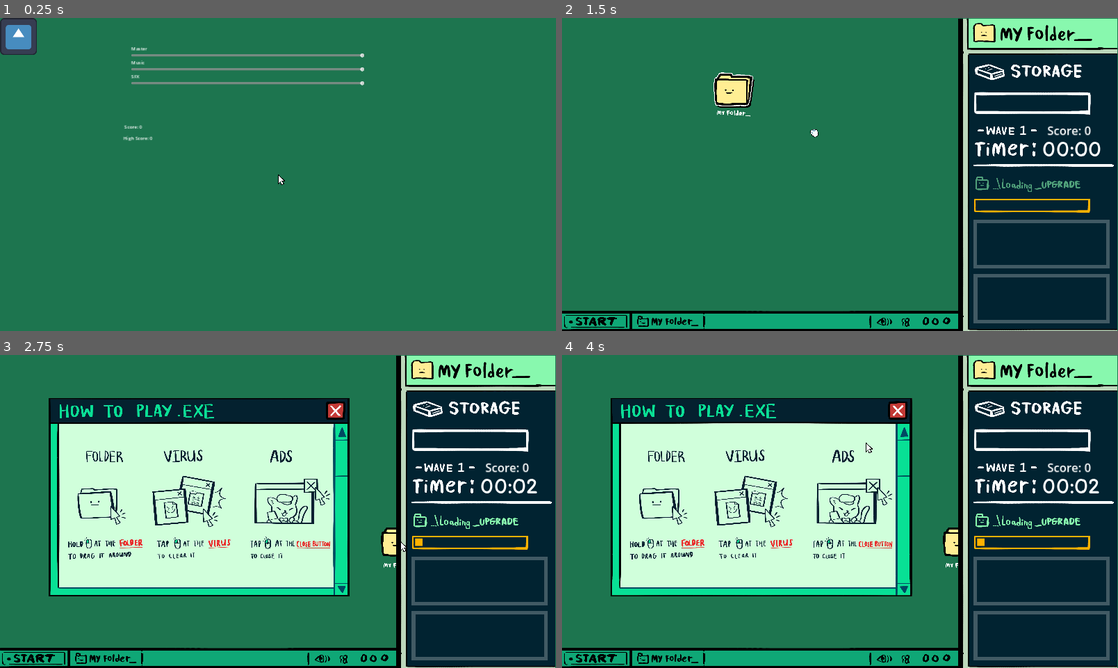
Above: before the commit, frames 1-4 (two rows, left to right).
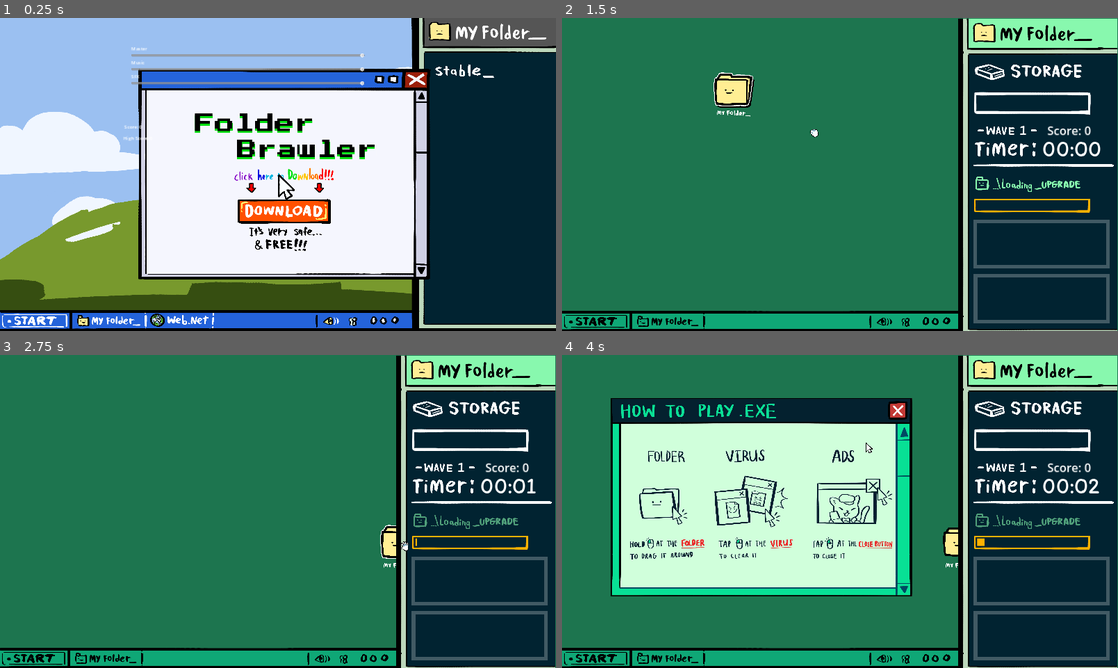
Above: after the commit, the same moments.

Repository: icheft524/Folder-Brawler
Game: Godot game, scene res://menu.tscn
The game is run twice, just before and just after one commit, with the same random seed, the same clock (stepped at 60 frames per second) and the same inputs. The engine's default icon, where the game draws it, is replaced by a stand-in: a white triangle on a blue panel in a dark square.
Inputs (mouse positions are in pixels of both pictures, inside the frame that each line leads up to; where the layout moved, square brackets give the same spot in the first picture):
- Up to frame 1 (0.25 s): no input
- Up to frame 2 (1.5 s): click (845, 212) [578, 36] at 0.5 s; tap Enter (ui_accept) at 1.25 s; drag from (695, 68) to (1040, 243) at 1.27 s
- Up to frame 3 (2.75 s): drag from (478, 580) to (400, 542) at 2.02 s
- Up to frame 4 (4 s): move the mouse to (1040, 636) at 2.77 s; press the mouse at (1040, 636) at 2.78 s; release the mouse at (1040, 636) at 3.5 s; drag from (812, 574) to (867, 442) at 3.52 s

The runs differ from the first frame. In frame 1, 100% of the frame differs, in the area x 0-100%, y 0-100%; in frame 2, 0.2%; in frame 3, 35%; in frame 4, 0.2%.

Commit message:
menu

Diff:
--- a/menu.gd
+++ b/menu.gd
@@ -43,6 +43,9 @@
 	tween.play()
 
 func _on_button_pressed():
+	$gamestart.play("start")
+	sound.playerhitbig()
+	await get_tree().create_timer(0.7,false).timeout
 	sound.play_gametheme()
 	get_tree().change_scene_to_file("res://main.tscn")
 
--- a/menu.tscn
+++ b/menu.tscn
@@ -1,31 +1,346 @@
-[gd_scene load_steps=12 format=3 uid="uid://08qmvcofwiok"]
+[gd_scene load_steps=34 format=3 uid="uid://08qmvcofwiok"]
 
 [ext_resource type="Script" path="res://menu.gd" id="1_pxkw2"]
-[ext_resource type="Texture2D" uid="uid://dljrwwfxtpruq" path="res://icon.svg" id="2_7tlck"]
+[ext_resource type="Texture2D" uid="uid://gtmdocyqno45" path="res://art/menu/download.png" id="2_5yrhh"]
+[ext_resource type="Texture2D" uid="uid://8tyxmkrjgrxg" path="res://art/menu/startwindow.png" id="3_0y7ff"]
 [ext_resource type="Texture2D" uid="uid://c8mwqta4uhfye" path="res://art/cursor/default.png" id="3_2lpa7"]
 [ext_resource type="PackedScene" uid="uid://bh0yv7b0k6i04" path="res://volume_slider.tscn" id="4_fm5fv"]
+[ext_resource type="Texture2D" uid="uid://b4fmo4f4rqw4e" path="res://art/menu/glitch1.png" id="5_ecv1y"]
 [ext_resource type="Texture2D" uid="uid://cgykfrgcw66tu" path="res://art/enemy/enemy_zip.png" id="5_os2fl"]
+[ext_resource type="Texture2D" uid="uid://c0qffbvugf7pp" path="res://art/menu/download2.png" id="5_y5xcd"]
+[ext_resource type="Texture2D" uid="uid://ca1q7vcbtbq1r" path="res://art/menu/logo1.png" id="6_th1ar"]
 [ext_resource type="Texture2D" uid="uid://dskq8cwhbgdlp" path="res://art/enemy/enemy_ziphit.png" id="6_y6uu2"]
 [ext_resource type="Texture2D" uid="uid://bf20bvp5rvt8u" path="res://art/howtoplay/howtoplay.png" id="7_26d0h"]
+[ext_resource type="Texture2D" uid="uid://sdnlald67hqu" path="res://art/menu/clickhere.png" id="7_w3xi0"]
+[ext_resource type="Texture2D" uid="uid://odd2brrd8eiy" path="res://art/menu/itsafe.png" id="8_hyhgl"]
 [ext_resource type="Texture2D" uid="uid://qghm72kpdoc2" path="res://art/enemy/enemy_strongA.png" id="9_6loha"]
 [ext_resource type="Texture2D" uid="uid://bgi5hikvbvayv" path="res://art/enemy/enemy_stronghit.png" id="10_a81dn"]
 [ext_resource type="Texture2D" uid="uid://crmvwdulqu6f1" path="res://art/closebutton.png" id="10_ty4tk"]
 [ext_resource type="PackedScene" uid="uid://cb4v7iv0hc5h" path="res://score.tscn" id="11_vraqc"]
+[ext_resource type="Texture2D" uid="uid://c3patka2raclx" path="res://art/menu/viruswindow.png" id="12_a8fae"]
+[ext_resource type="Texture2D" uid="uid://bgrse6kbi0bl6" path="res://art/menu/virushead.png" id="13_kwt75"]
+[ext_resource type="Texture2D" uid="uid://3gvmb6j68u5w" path="res://art/menu/virusmouth1.png" id="14_sl6pp"]
+[ext_resource type="Texture2D" uid="uid://b7e406rvn65wv" path="res://art/menu/menu.png" id="15_43ekk"]
+[ext_resource type="Texture2D" uid="uid://binwq2lo857d8" path="res://art/menu/stable.png" id="17_ehuo4"]
+[ext_resource type="Texture2D" uid="uid://nffsh8ylvgll" path="res://art/menu/unstable.png" id="18_s8rbp"]
+[ext_resource type="Texture2D" uid="uid://csfkeapygjuyq" path="res://art/menu/glitch2.png" id="24_y4jl5"]
+[ext_resource type="Texture2D" uid="uid://cp1pd18k2gn8w" path="res://art/menu/bigglitch1.png" id="25_yc6or"]
+[ext_resource type="Texture2D" uid="uid://b3ni11lxwjvhl" path="res://art/menu/bigglitch2.png" id="26_ix152"]
+[ext_resource type="Texture2D" uid="uid://dxoajnyl8r31y" path="res://art/menu/logo2.png" id="27_22de1"]
+
+[sub_resource type="Animation" id="Animation_h4gg3"]
+resource_name = "start"
+length = 0.7
+tracks/0/type = "value"
+tracks/0/imported = false
+tracks/0/enabled = true
+tracks/0/path = NodePath("viruswindow:scale")
+tracks/0/interp = 1
+tracks/0/loop_wrap = true
+tracks/0/keys = {
+"times": PackedFloat32Array(0.2, 0.3, 0.4),
+"transitions": PackedFloat32Array(-2, -2, -2),
+"update": 0,
+"values": [Vector2(0.1, 0.1), Vector2(0.5, 0.6), Vector2(0.5, 0.5)]
+}
+tracks/1/type = "value"
+tracks/1/imported = false
+tracks/1/enabled = true
+tracks/1/path = NodePath("viruswindow/virushead:rotation")
+tracks/1/interp = 1
+tracks/1/loop_wrap = true
+tracks/1/keys = {
+"times": PackedFloat32Array(0.2, 0.3, 0.4),
+"transitions": PackedFloat32Array(-2, -2, -2),
+"update": 0,
+"values": [0.698132, -0.0872665, 0.0]
+}
+tracks/2/type = "value"
+tracks/2/imported = false
+tracks/2/enabled = true
+tracks/2/path = NodePath("stabletext:texture")
+tracks/2/interp = 1
+tracks/2/loop_wrap = true
+tracks/2/keys = {
+"times": PackedFloat32Array(0.2, 0.3),
+"transitions": PackedFloat32Array(1, 1),
+"update": 1,
+"values": [ExtResource("17_ehuo4"), ExtResource("18_s8rbp")]
+}
+tracks/3/type = "value"
+tracks/3/imported = false
+tracks/3/enabled = true
+tracks/3/path = NodePath("bg:self_modulate")
+tracks/3/interp = 1
+tracks/3/loop_wrap = true
+tracks/3/keys = {
+"times": PackedFloat32Array(0.3, 0.4),
+"transitions": PackedFloat32Array(1, 1),
+"update": 1,
+"values": [Color(1, 1, 1, 1), Color(1, 1, 1, 0.803922)]
+}
+tracks/4/type = "value"
+tracks/4/imported = false
+tracks/4/enabled = true
+tracks/4/path = NodePath("window:scale")
+tracks/4/interp = 1
+tracks/4/loop_wrap = true
+tracks/4/keys = {
+"times": PackedFloat32Array(0, 0.1, 0.2),
+"transitions": PackedFloat32Array(1, 1, 1),
+"update": 0,
+"values": [Vector2(0.5, 0.5), Vector2(0.5, 0.55), Vector2(0.4, 0.001)]
+}
+tracks/5/type = "value"
+tracks/5/imported = false
+tracks/5/enabled = true
+tracks/5/path = NodePath("window:visible")
+tracks/5/interp = 1
+tracks/5/loop_wrap = true
+tracks/5/keys = {
+"times": PackedFloat32Array(0, 0.3),
+"transitions": PackedFloat32Array(1, 1),
+"update": 1,
+"values": [true, false]
+}
+tracks/6/type = "value"
+tracks/6/imported = false
+tracks/6/enabled = true
+tracks/6/path = NodePath("viruswindow:visible")
+tracks/6/interp = 1
+tracks/6/loop_wrap = true
+tracks/6/keys = {
+"times": PackedFloat32Array(0, 0.2),
+"transitions": PackedFloat32Array(1, 1),
+"update": 1,
+"values": [false, true]
+}
+
+[sub_resource type="Animation" id="Animation_26lud"]
+length = 0.001
+tracks/0/type = "value"
+tracks/0/imported = false
+tracks/0/enabled = true
+tracks/0/path = NodePath("viruswindow:scale")
+tracks/0/interp = 1
+tracks/0/loop_wrap = true
+tracks/0/keys = {
+"times": PackedFloat32Array(0),
+"transitions": PackedFloat32Array(1),
+"update": 0,
+"values": [Vector2(0.5, 0.5)]
+}
+tracks/1/type = "value"
+tracks/1/imported = false
+tracks/1/enabled = true
+tracks/1/path = NodePath("viruswindow/virushead:rotation")
+tracks/1/interp = 1
+tracks/1/loop_wrap = true
+tracks/1/keys = {
+"times": PackedFloat32Array(0),
+"transitions": PackedFloat32Array(1),
+"update": 0,
+"values": [0.0]
+}
+tracks/2/type = "value"
+tracks/2/imported = false
+tracks/2/enabled = true
+tracks/2/path = NodePath("stabletext:texture")
+tracks/2/interp = 1
+tracks/2/loop_wrap = true
+tracks/2/keys = {
+"times": PackedFloat32Array(0),
+"transitions": PackedFloat32Array(1),
+"update": 1,
+"values": [ExtResource("17_ehuo4")]
+}
+tracks/3/type = "value"
+tracks/3/imported = false
+tracks/3/enabled = true
+tracks/3/path = NodePath("bg:self_modulate")
+tracks/3/interp = 1
+tracks/3/loop_wrap = true
+tracks/3/keys = {
+"times": PackedFloat32Array(0),
+"transitions": PackedFloat32Array(1),
+"update": 0,
+"values": [Color(1, 1, 1, 1)]
+}
+tracks/4/type = "value"
+tracks/4/imported = false
+tracks/4/enabled = true
+tracks/4/path = NodePath("window:scale")
+tracks/4/interp = 1
+tracks/4/loop_wrap = true
+tracks/4/keys = {
+"times": PackedFloat32Array(0),
+"transitions": PackedFloat32Array(1),
+"update": 0,
+"values": [Vector2(0.5, 0.5)]
+}
+tracks/5/type = "value"
+tracks/5/imported = false
+tracks/5/enabled = true
+tracks/5/path = NodePath("window:visible")
+tracks/5/interp = 1
+tracks/5/loop_wrap = true
+tracks/5/keys = {
+"times": PackedFloat32Array(0),
+"transitions": PackedFloat32Array(1),
+"update": 1,
+"values": [true]
+}
+tracks/6/type = "value"
+tracks/6/imported = false
+tracks/6/enabled = true
+tracks/6/path = NodePath("viruswindow:visible")
+tracks/6/interp = 1
+tracks/6/loop_wrap = true
+tracks/6/keys = {
+"times": PackedFloat32Array(0),
+"transitions": PackedFloat32Array(1),
+"update": 1,
+"values": [false]
+}
+
+[sub_resource type="AnimationLibrary" id="AnimationLibrary_ye0t2"]
+_data = {
+"RESET": SubResource("Animation_26lud"),
+"start": SubResource("Animation_h4gg3")
+}
+
+[sub_resource type="Animation" id="Animation_nfcpi"]
+resource_name = "idle"
+length = 3.0
+loop_mode = 1
+tracks/0/type = "value"
+tracks/0/imported = false
+tracks/0/enabled = true
+tracks/0/path = NodePath("window/glitch:texture")
+tracks/0/interp = 1
+tracks/0/loop_wrap = true
+tracks/0/keys = {
+"times": PackedFloat32Array(0, 0.1, 0.3, 0.4, 0.5, 0.6, 0.7, 0.8, 0.9, 1.5, 1.6, 1.7),
+"transitions": PackedFloat32Array(1, 1, 1, 1, 1, 1, 1, 1, 1, 1, 1, 1),
+"update": 1,
+"values": [ExtResource("5_ecv1y"), null, null, ExtResource("24_y4jl5"), ExtResource("5_ecv1y"), null, ExtResource("25_yc6or"), ExtResource("26_ix152"), null, ExtResource("24_y4jl5"), ExtResource("5_ecv1y"), null]
+}
+tracks/1/type = "value"
+tracks/1/imported = false
+tracks/1/enabled = true
+tracks/1/path = NodePath("window/logo:texture")
+tracks/1/interp = 1
+tracks/1/loop_wrap = true
+tracks/1/keys = {
+"times": PackedFloat32Array(0, 0.7, 0.9, 1),
+"transitions": PackedFloat32Array(1, 1, 1, 1),
+"update": 1,
+"values": [ExtResource("6_th1ar"), null, ExtResource("27_22de1"), ExtResource("6_th1ar")]
+}
+tracks/2/type = "value"
+tracks/2/imported = false
+tracks/2/enabled = true
+tracks/2/path = NodePath("window/logo:position")
+tracks/2/interp = 1
+tracks/2/loop_wrap = true
+tracks/2/keys = {
+"times": PackedFloat32Array(0, 0.4, 0.7, 1.1, 1.5, 1.6, 1.7),
+"transitions": PackedFloat32Array(1, 1, 1, 1, 1, 1, 1),
+"update": 1,
+"values": [Vector2(9, -262.2), Vector2(0, -250), Vector2(20, -290), Vector2(-20, -250), Vector2(-55, -200), Vector2(50, -250), Vector2(9, -262.2)]
+}
+
+[sub_resource type="Animation" id="Animation_emx0y"]
+length = 0.001
+tracks/0/type = "value"
+tracks/0/imported = false
+tracks/0/enabled = true
+tracks/0/path = NodePath("window/glitch:texture")
+tracks/0/interp = 1
+tracks/0/loop_wrap = true
+tracks/0/keys = {
+"times": PackedFloat32Array(0),
+"transitions": PackedFloat32Array(1),
+"update": 1,
+"values": [ExtResource("5_ecv1y")]
+}
+tracks/1/type = "value"
+tracks/1/imported = false
+tracks/1/enabled = true
+tracks/1/path = NodePath("window/logo:texture")
+tracks/1/interp = 1
+tracks/1/loop_wrap = true
+tracks/1/keys = {
+"times": PackedFloat32Array(0),
+"transitions": PackedFloat32Array(1),
+"update": 1,
+"values": [ExtResource("6_th1ar")]
+}
+tracks/2/type = "value"
+tracks/2/imported = false
+tracks/2/enabled = true
+tracks/2/path = NodePath("window/logo:position")
+tracks/2/interp = 1
+tracks/2/loop_wrap = true
+tracks/2/keys = {
+"times": PackedFloat32Array(0),
+"transitions": PackedFloat32Array(1),
+"update": 0,
+"values": [Vector2(9, -262.2)]
+}
+
+[sub_resource type="AnimationLibrary" id="AnimationLibrary_dbl2t"]
+_data = {
+"RESET": SubResource("Animation_emx0y"),
+"idle": SubResource("Animation_nfcpi")
+}
 
 [node name="menu" type="Node2D"]
 script = ExtResource("1_pxkw2")
 
-[node name="Button" type="TextureButton" parent="."]
-offset_right = 8.0
-offset_bottom = 8.0
-action_mode = 0
-texture_normal = ExtResource("2_7tlck")
-
 [node name="Sprite2D" type="Sprite2D" parent="."]
 z_index = 2
-scale = Vector2(0.17, 0.17)
+position = Vector2(102, -71.0001)
+scale = Vector2(0.4, 0.4)
 texture = ExtResource("3_2lpa7")
 centered = false
+
+[node name="window" type="Sprite2D" parent="."]
+z_index = -1
+position = Vector2(982, 539)
+scale = Vector2(0.5, 0.5)
+texture = ExtResource("3_0y7ff")
+
+[node name="Button" type="TextureButton" parent="window"]
+offset_left = -324.0
+offset_top = 172.0
+offset_right = 599.0
+offset_bottom = 415.0
+scale = Vector2(0.7, 0.7)
+action_mode = 0
+texture_normal = ExtResource("2_5yrhh")
+texture_hover = ExtResource("5_y5xcd")
+
+[node name="glitch" type="Sprite2D" parent="window"]
+z_index = 1
+position = Vector2(-10, -259.2)
+scale = Vector2(0.8, 0.8)
+texture = ExtResource("5_ecv1y")
+
+[node name="logo" type="Sprite2D" parent="window"]
+position = Vector2(9, -262.2)
+scale = Vector2(0.8, 0.8)
+texture = ExtResource("6_th1ar")
+
+[node name="clickhere" type="Sprite2D" parent="window"]
+position = Vector2(-1, 40)
+scale = Vector2(0.8, 0.8)
+texture = ExtResource("7_w3xi0")
+
+[node name="itfree" type="Sprite2D" parent="window"]
+position = Vector2(7, 448)
+scale = Vector2(0.8, 0.8)
+texture = ExtResource("8_hyhgl")
 
 [node name="VBoxContainer" type="VBoxContainer" parent="."]
 offset_left = 453.0
@@ -115,7 +430,47 @@
 offset_right = 352.0
 offset_bottom = 306.0
 
-[connection signal="pressed" from="Button" to="." method="_on_button_pressed"]
+[node name="viruswindow" type="TextureRect" parent="."]
+visible = false
+offset_left = 37.0
+offset_top = -46.0
+offset_right = 1942.0
+offset_bottom = 1075.0
+scale = Vector2(0.5, 0.5)
+pivot_offset = Vector2(950, 600)
+texture = ExtResource("12_a8fae")
+
+[node name="virushead" type="Sprite2D" parent="viruswindow"]
+position = Vector2(976, 592)
+texture = ExtResource("13_kwt75")
+
+[node name="virusmouth" type="Sprite2D" parent="viruswindow/virushead"]
+position = Vector2(2, 152)
+texture = ExtResource("14_sl6pp")
+
+[node name="bg" type="Sprite2D" parent="."]
+z_index = -5
+position = Vector2(986.758, 539.375)
+scale = Vector2(0.562467, 0.562468)
+texture = ExtResource("15_43ekk")
+
+[node name="gamestart" type="AnimationPlayer" parent="."]
+libraries = {
+"": SubResource("AnimationLibrary_ye0t2")
+}
+
+[node name="stabletext" type="Sprite2D" parent="."]
+position = Vector2(1644, 182)
+scale = Vector2(0.5, 0.5)
+texture = ExtResource("17_ehuo4")
+
+[node name="idleanim" type="AnimationPlayer" parent="."]
+autoplay = "idle"
+libraries = {
+"": SubResource("AnimationLibrary_dbl2t")
+}
+
+[connection signal="pressed" from="window/Button" to="." method="_on_button_pressed"]
 [connection signal="value_changed" from="VBoxContainer/sfx" to="." method="_on_sfx_value_changed"]
 [connection signal="pressed" from="tutorial" to="." method="_on_tutorial_pressed"]
 [connection signal="pressed" from="tutorial/image/close_button" to="." method="_on_close_button_pressed"]
Binary file added: art/menu/bigglitch1.png
Not shown, added: art/menu/bigglitch1.png.import
Binary file added: art/menu/bigglitch2.png
Not shown, added: art/menu/bigglitch2.png.import
Binary file added: art/menu/clickhere.png
Not shown, added: art/menu/clickhere.png.import
Binary file added: art/menu/download.png
Not shown, added: art/menu/download.png.import
Binary file added: art/menu/download2.png
Not shown, added: art/menu/download2.png.import
Binary file added: art/menu/glitch1.png
Not shown, added: art/menu/glitch1.png.import
(and 26 more such lines)
